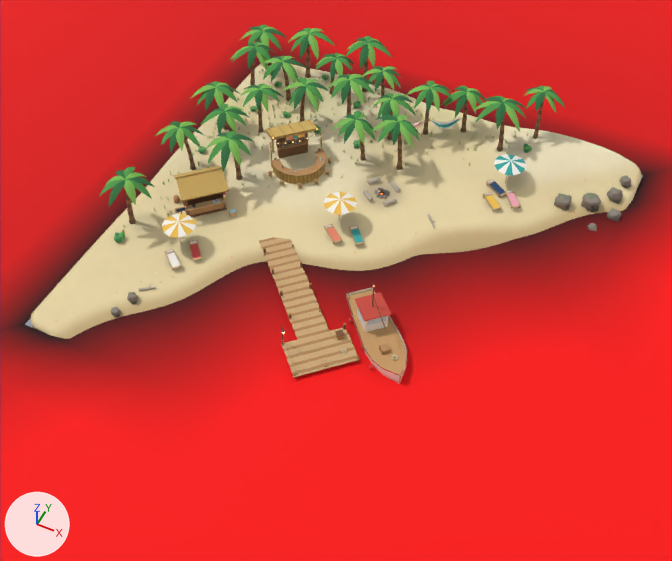
What one commit did to the glTF model client/public/models/beach.glb.
Before and after are seen from a 50 mm camera at (21.3, -46.1, 52.5) aimed at (-0.1, -3.4, -0.9). Lighting does not change. The marker at lower left points along +X, +Y and +Z. The first picture is the older version. Vertices at exactly the same position are counted once.

Before the edit, the objects in view are built like this:
```python
me_beach_palmsmesh = bpy.data.meshes.new('Beach_PalmsMesh')
me_beach_palmsmesh.from_pydata(...)  # 7414 vertices, 11396 faces; spans x -19.0..10.6, y -8.8..19.0, z 0.7..6.3
# faces by material slot: [7040, 4356]
me_beach_palmsmesh.materials.append(mat_bc_palmbark)
me_beach_palmsmesh.materials.append(mat_bc_palm)
me_beach_staticmesh = bpy.data.meshes.new('Beach_StaticMesh')
me_beach_staticmesh.from_pydata(...)  # 25195 vertices, 34094 faces; spans x -17.3..17.7, y -17.0..17.3, z -1.5..4.3
# faces by material slot: [23154, 8912, 1440, 432, 108, 48]
me_beach_staticmesh.materials.append(mat_bc_clay)
me_beach_staticmesh.materials.append(mat_bc_claydouble)
me_beach_staticmesh.materials.append(mat_bc_sheen)
me_beach_staticmesh.materials.append(mat_bc_bulb)
me_beach_staticmesh.materials.append(mat_bc_ember)
me_beach_staticmesh.materials.append(mat_bc_lamp)
me_prop_boatmesh = bpy.data.meshes.new('Prop_BoatMesh')
me_prop_boatmesh.from_pydata(...)  # 450 vertices, 793 faces; spans x -3.7..2.99, y -2.99..3.7, z -0.58..4.22
me_prop_boatmesh.materials.append(mat_bc_clay)
ob_beach_palms = bpy.data.objects.new('Beach_Palms', me_beach_palmsmesh)
ob_beach_palms.location = (0.0, 0.0, 0.0)
ob_beach_static = bpy.data.objects.new('Beach_Static', me_beach_staticmesh)
ob_beach_static.location = (0.0, 0.0, 0.0)
ob_prop_boat = bpy.data.objects.new('Prop_Boat', me_prop_boatmesh)
ob_prop_boat.location = (5.45, -7.71, 0.0)
# also in view: 'Beach_Ground' at (0.0, 0.0, 0.2); 'Beach_Sea' at (0.0, 0.0, 0.0)
```
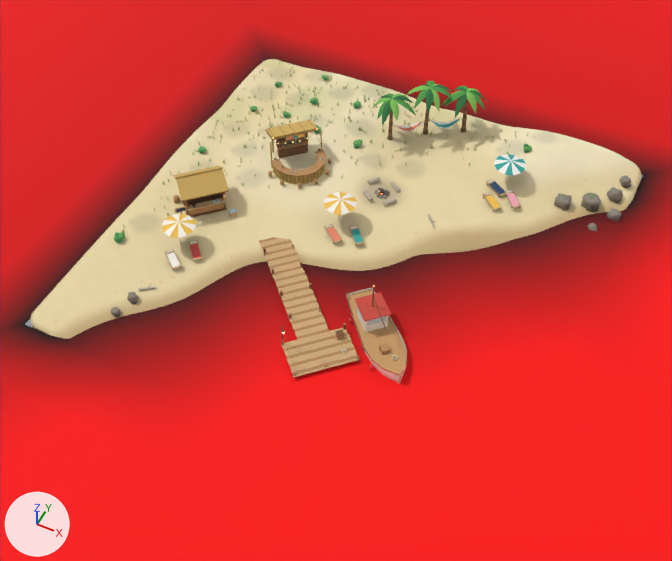
Scene script edits in JSON lines:
```json
{"block": "me_beach_palmsmesh", "where": "# used by ob_beach_palms; location = (0.0, 0.0, 0.0)"}
{"op": "remove", "block": "me_beach_palmsmesh", "code": "me_beach_palmsmesh.from_pydata(...)  # 7414 vertices, 11396 faces; spans x -19.0..10.6, y -8.8..19.0, z 0.7..6.3"}
{"op": "add", "block": "me_beach_palmsmesh", "code": "me_beach_palmsmesh.from_pydata(...)  # 1011 vertices, 1554 faces; spans x -4.3..4.4, y 9.9..17.6, z 0.8..5.6"}
{"block": "me_beach_palmsmesh", "change": "me_beach_palmsmesh part 1: 95 loose pieces with 6403 vertices, spanning x -19.0..10.6, y -8.8..19.0, z 0.7..6.3, are deleted"}
```

Changed parts and their boxes (x1, y1, x2, y2) in the pictures (672 x 561 px):
```json
{"object": "Beach_Palms", "change": "reshaped", "before": [99, 24, 565, 224], "after": [372, 81, 487, 140], "on screen": "75% narrower, 70% shorter"}
{"part": 1, "of": "me_beach_palmsmesh", "change": "deleted", "before": [99, 24, 565, 224]}
```
